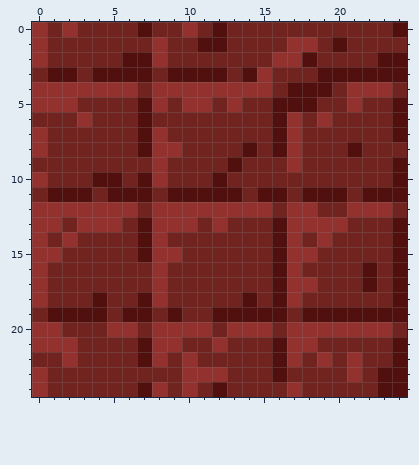
One commit to this pixel-art sprite: pictures/tile.png. Above is the file before it was changed.
The file is 25x25 pixels.
Now the later version:
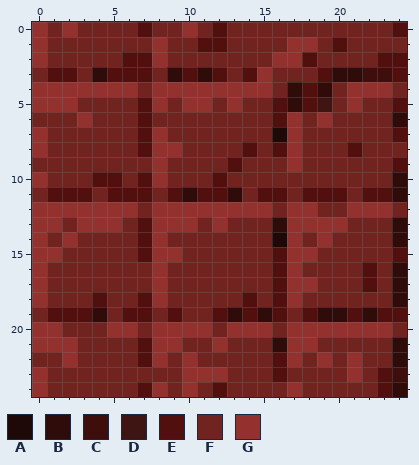
Palette (. is transparent): A #1e0908  B #2f0b0a  C #3d0e0c  D #3e1513  E #51100e  F #712320  G #92312e
Difference:
{"y":3,"x":4,"old":"E","new":"B"}
{"y":3,"x":9,"old":"E","new":"B"}
{"y":3,"x":11,"old":"E","new":"B"}
{"y":3,"x":20,"old":"EEEE","new":"BBCC"}
{"y":4,"x":17,"old":"E","new":"B"}
{"y":4,"x":19,"old":"E","new":"B"}
{"y":5,"x":17,"old":"E","new":"B"}
{"y":5,"x":19,"old":"F","new":"D"}
{"y":6,"x":24,"old":"E","new":"B"}
{"y":7,"x":16,"old":"E","new":"A"}
{"y":10,"x":24,"old":"E","new":"B"}
{"y":11,"x":10,"old":"E","new":"B"}
{"y":11,"x":13,"old":"E","new":"B"}
{"y":11,"x":24,"old":"E","new":"B"}
{"y":13,"x":16,"old":"E","new":"B"}
{"y":13,"x":24,"old":"E","new":"B"}
{"y":14,"x":16,"old":"E","new":"A"}
{"y":14,"x":24,"old":"E","new":"B"}
{"y":16,"x":24,"old":"E","new":"B"}
{"y":17,"x":24,"old":"E","new":"B"}
{"y":18,"x":24,"old":"E","new":"B"}
{"y":19,"x":4,"old":"E","new":"B"}
{"y":19,"x":13,"old":"E","new":"B"}
{"y":19,"x":15,"old":"E","new":"B"}
{"y":19,"x":19,"old":"EE","new":"BB"}
{"y":19,"x":22,"old":"E","new":"B"}
{"y":21,"x":16,"old":"E","new":"B"}
{"y":21,"x":24,"old":"E","new":"B"}
{"y":22,"x":24,"old":"E","new":"B"}
{"y":23,"x":24,"old":"E","new":"C"}
{"y":24,"x":24,"old":"E","new":"B"}
{"label":"changed","picture_box":[92,67,107,82]}
{"label":"changed","picture_box":[167,67,407,397]}
{"label":"changed","picture_box":[92,307,107,322]}
